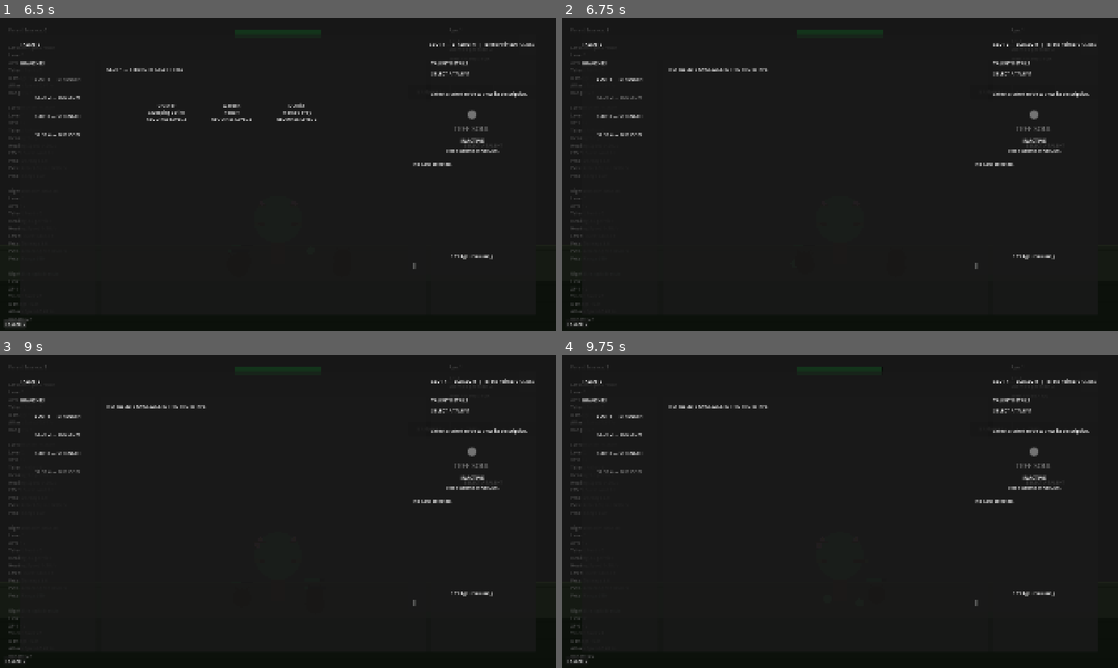
Above: before the commit, frames 1-4 (two rows, left to right).
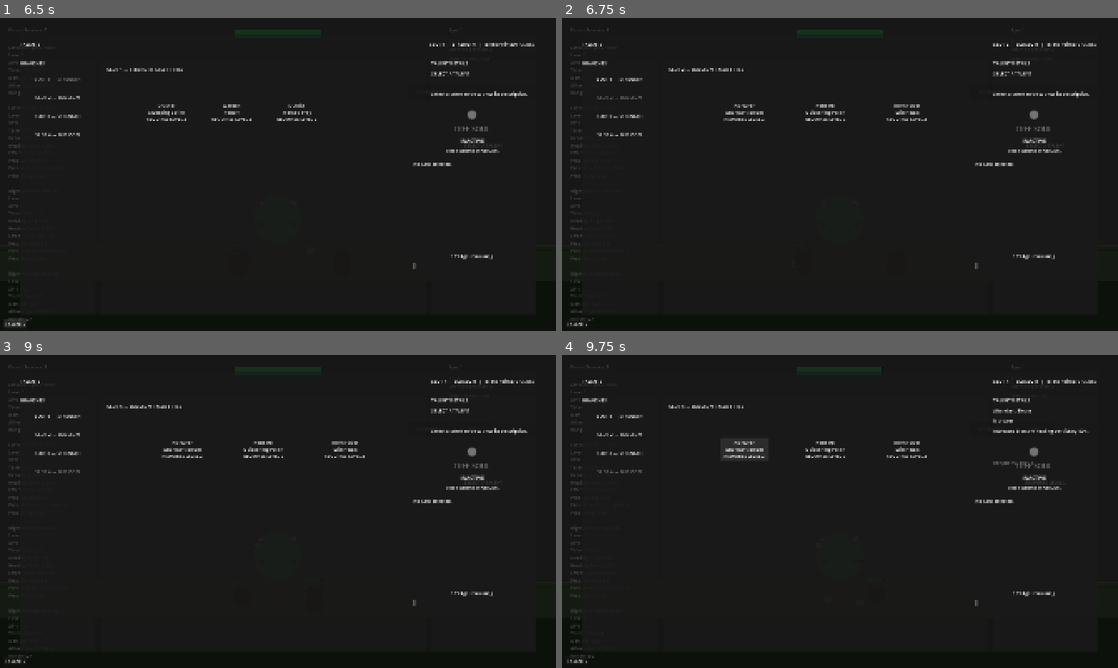
Above: after the commit, the same moments.

Repository: Triggggie/tree-guardian
Game: Godot game, scene res://scenes/main_world.tscn
Same seed, same stepped clock (60 frames per second), same inputs: the game is played once before the commit and once after it.
Inputs (mouse positions are in pixels of both pictures, inside the frame that each line leads up to):
- Up to frame 1 (6.5 s): click "BLOSSOM" at 0.5 s; click "STRENGTH" at 1.25 s; click "STRENGTH" at 2 s; click "BLOSSOM" at 2.75 s; click "TREE" at 3.5 s; click "BRANCHES" at 4.25 s; click "SOUL" at 5 s; click "TALENTS" at 5.75 s
- Up to frame 2 (6.75 s): click "SLOT 2 — BLOSSOM" at 6.5 s
- Up to frame 3 (9 s): click "SLOT 1 — STRENGTH" at 7.25 s; click "SLOT 3 — STRENGTH" at 8 s; click "SLOT 4 — BLOSSOM" at 8.75 s
- Up to frame 4 (9.75 s): click (745, 448) at 9.5 s, where only the run after the commit has a clickable "Nurturer Abundant Bloom REQUI…"

Frame 1 is identical in both runs. In frame 2, 0.6% of the frame differs, in the area x 19-66%, y 16-33%; in frame 3, 0.6%; in frame 4, 0.9%, in the area x 19-95%, y 16-41%.

Commit message:
Add Blossom talent runtime effects

Diff:
--- a/resources/branches/blossom_branch_definition.tres
+++ b/resources/branches/blossom_branch_definition.tres
@@ -7,6 +7,7 @@
 [ext_resource type="Resource" path="res://resources/upgrades/blossom/healing_per_tick.tres" id="5_healing_per_tick"]
 [ext_resource type="Resource" path="res://resources/upgrades/blossom/healing_speed.tres" id="6_healing_speed"]
 [ext_resource type="Resource" path="res://resources/upgrades/blossom/petal_damage.tres" id="7_petal_damage"]
+[ext_resource type="Resource" path="res://resources/talents/blossom/blossom_talent_tree.tres" id="8_talent_tree"]
 
 [sub_resource type="Resource" id="Resource_targeting"]
 script = ExtResource("2_targeting")
@@ -23,3 +24,4 @@
 branch_scene = ExtResource("3_scene")
 targeting_profile = SubResource("Resource_targeting")
 upgrades = Array[ExtResource("4_upgrade")]([ExtResource("5_healing_per_tick"), ExtResource("6_healing_speed"), ExtResource("7_petal_damage")])
+talent_tree = ExtResource("8_talent_tree")
--- /dev/null
+++ b/resources/talents/blossom/abundant_bloom.tres
@@ -0,0 +1,15 @@
+[gd_resource type="Resource" script_class="TalentDefinition" format=3]
+
+[ext_resource type="Script" path="res://scripts/definitions/talent_definition.gd" id="1_talent"]
+
+[resource]
+script = ExtResource("1_talent")
+talent_id = &"abundant_bloom"
+display_name = "Abundant Bloom"
+description = "Increases Blossom healing per tick by 50%."
+path_name = "Nurturer"
+required_branch_level = 2
+talent_point_cost = 1
+prerequisite_ids = Array[StringName]([])
+conflicting_ids = Array[StringName]([])
+effect_ids = Array[StringName]([&"abundant_bloom"])
--- /dev/null
+++ b/resources/talents/blossom/blossom_talent_tree.tres
@@ -0,0 +1,14 @@
+[gd_resource type="Resource" script_class="TalentTreeDefinition" format=3]
+
+[ext_resource type="Script" path="res://scripts/definitions/talent_definition.gd" id="1_talent"]
+[ext_resource type="Script" path="res://scripts/definitions/talent_tree_definition.gd" id="2_tree"]
+[ext_resource type="Resource" path="res://resources/talents/blossom/abundant_bloom.tres" id="3_abundant"]
+[ext_resource type="Resource" path="res://resources/talents/blossom/quickening_pollen.tres" id="4_quickening"]
+[ext_resource type="Resource" path="res://resources/talents/blossom/twin_petals.tres" id="5_twin"]
+
+[resource]
+script = ExtResource("2_tree")
+talent_tree_id = &"blossom_talent_tree"
+display_name = "Blossom Talents"
+description = "Talent tree for the Blossom Branch."
+talents = Array[ExtResource("1_talent")]([ExtResource("3_abundant"), ExtResource("4_quickening"), ExtResource("5_twin")])
--- /dev/null
+++ b/resources/talents/blossom/quickening_pollen.tres
@@ -0,0 +1,15 @@
+[gd_resource type="Resource" script_class="TalentDefinition" format=3]
+
+[ext_resource type="Script" path="res://scripts/definitions/talent_definition.gd" id="1_talent"]
+
+[resource]
+script = ExtResource("1_talent")
+talent_id = &"quickening_pollen"
+display_name = "Quickening Pollen"
+description = "Reduces Blossom healing tick interval by 20%."
+path_name = "Renewal"
+required_branch_level = 2
+talent_point_cost = 1
+prerequisite_ids = Array[StringName]([])
+conflicting_ids = Array[StringName]([])
+effect_ids = Array[StringName]([&"quickening_pollen"])
--- /dev/null
+++ b/resources/talents/blossom/twin_petals.tres
@@ -0,0 +1,15 @@
+[gd_resource type="Resource" script_class="TalentDefinition" format=3]
+
+[ext_resource type="Script" path="res://scripts/definitions/talent_definition.gd" id="1_talent"]
+
+[resource]
+script = ExtResource("1_talent")
+talent_id = &"twin_petals"
+display_name = "Twin Petals"
+description = "Each ranged attack launches a second petal at another enemy for 60% damage."
+path_name = "Thornflower"
+required_branch_level = 2
+talent_point_cost = 1
+prerequisite_ids = Array[StringName]([])
+conflicting_ids = Array[StringName]([])
+effect_ids = Array[StringName]([&"twin_petals"])
--- /dev/null
+++ b/scripts/branches/blossom/talent_effects/blossom_abundant_bloom_effect.gd
@@ -0,0 +1,30 @@
+class_name BlossomAbundantBloomEffect
+extends RefCounted
+
+
+const EFFECT_ID: StringName = &"abundant_bloom"
+
+
+var healing_multiplier: float = 1.50
+
+
+func configure(
+	configured_healing_multiplier: float
+) -> void:
+	healing_multiplier = max(
+		configured_healing_multiplier,
+		0.0
+	)
+
+
+func get_effect_id() -> StringName:
+	return EFFECT_ID
+
+
+func apply_healing(
+	healing_value: float
+) -> float:
+	return max(
+		healing_value,
+		0.0
+	) * healing_multiplier
--- /dev/null
+++ b/scripts/branches/blossom/talent_effects/blossom_quickening_pollen_effect.gd
@@ -0,0 +1,41 @@
+class_name BlossomQuickeningPollenEffect
+extends RefCounted
+
+
+const EFFECT_ID: StringName = &"quickening_pollen"
+
+
+var interval_multiplier: float = 0.80
+
+
+func configure(
+	configured_interval_multiplier: float
+) -> void:
+	interval_multiplier = max(
+		configured_interval_multiplier,
+		0.0
+	)
+
+
+func get_effect_id() -> StringName:
+	return EFFECT_ID
+
+
+func apply_interval(
+	interval: float,
+	minimum_interval: float
+) -> float:
+	var safe_interval: float = max(
+		interval,
+		0.0
+	)
+
+	var safe_minimum_interval: float = max(
+		minimum_interval,
+		0.0
+	)
+
+	return max(
+		safe_interval * interval_multiplier,
+		safe_minimum_interval
+	)
--- /dev/null
+++ b/scripts/branches/blossom/talent_effects/blossom_talent_effect_set.gd
@@ -0,0 +1,143 @@
+class_name BlossomTalentEffectSet
+extends RefCounted
+
+
+var owner_branch: Node2D
+var abundant_bloom_effect: BlossomAbundantBloomEffect
+var quickening_pollen_effect: BlossomQuickeningPollenEffect
+var twin_petals_effect: BlossomTwinPetalsEffect
+
+var active_effect_ids: Dictionary = {}
+var warned_unsupported_effect_ids: Dictionary = {}
+
+
+func _init() -> void:
+	abundant_bloom_effect = BlossomAbundantBloomEffect.new()
+	quickening_pollen_effect = BlossomQuickeningPollenEffect.new()
+	twin_petals_effect = BlossomTwinPetalsEffect.new()
+
+
+func configure(
+	configured_owner_branch: Node2D,
+	abundant_healing_multiplier: float,
+	quickening_interval_multiplier: float,
+	twin_petal_damage_multiplier: float
+) -> void:
+	owner_branch = configured_owner_branch
+
+	abundant_bloom_effect.configure(
+		abundant_healing_multiplier
+	)
+
+	quickening_pollen_effect.configure(
+		quickening_interval_multiplier
+	)
+
+	twin_petals_effect.configure(
+		owner_branch,
+		twin_petal_damage_multiplier
+	)
+
+
+func set_active_effect_ids(
+	effect_ids: Array[StringName]
+) -> void:
+	active_effect_ids.clear()
+
+	var supported_effect_ids: Dictionary = {}
+
+	for supported_effect_id in get_supported_effect_ids():
+		supported_effect_ids[supported_effect_id] = true
+
+	for effect_id in effect_ids:
+		if effect_id == &"":
+			continue
+
+		if supported_effect_ids.has(effect_id):
+			active_effect_ids[effect_id] = true
+			continue
+
+		if warned_unsupported_effect_ids.has(effect_id):
+			continue
+
+		warned_unsupported_effect_ids[effect_id] = true
+		push_warning(
+			"BlossomTalentEffectSet: Unsupported effect ID "
+			+ "'%s' was ignored."
+			% effect_id
+		)
+
+
+func get_supported_effect_ids() -> Array[StringName]:
+	return [
+		abundant_bloom_effect.get_effect_id(),
+		quickening_pollen_effect.get_effect_id(),
+		twin_petals_effect.get_effect_id()
+	]
+
+
+func has_active_effect(
+	effect_id: StringName
+) -> bool:
+	return active_effect_ids.has(effect_id)
+
+
+func apply_healing_per_tick(
+	healing_value: float
+) -> float:
+	if not has_active_effect(
+		abundant_bloom_effect.get_effect_id()
+	):
+		return healing_value
+
+	return abundant_bloom_effect.apply_healing(
+		healing_value
+	)
+
+
+func apply_healing_tick_interval(
+	interval: float,
+	minimum_interval: float
+) -> float:
+	if not has_active_effect(
+		quickening_pollen_effect.get_effect_id()
+	):
+		return max(
+			max(interval, 0.0),
+			max(minimum_interval, 0.0)
+		)
+
+	return quickening_pollen_effect.apply_interval(
+		interval,
+		minimum_interval
+	)
+
+
+func find_secondary_petal_target(
+	primary_target: Node2D
+) -> Node2D:
+	if not has_active_effect(
+		twin_petals_effect.get_effect_id()
+	):
+		return null
+
+	return twin_petals_effect.find_secondary_target(
+		primary_target
+	)
+
+
+func get_secondary_petal_damage(
+	primary_damage: float
+) -> float:
+	if not has_active_effect(
+		twin_petals_effect.get_effect_id()
+	):
+		return 0.0
+
+	return twin_petals_effect.get_secondary_damage(
+		primary_damage
+	)
+
+
+func reset_runtime_state() -> void:
+	pass
--- /dev/null
+++ b/scripts/branches/blossom/talent_effects/blossom_twin_petals_effect.gd
@@ -0,0 +1,97 @@
+class_name BlossomTwinPetalsEffect
+extends RefCounted
+
+
+const EFFECT_ID: StringName = &"twin_petals"
+
+
+var owner_branch: Node2D
+var damage_multiplier: float = 0.60
+
+
+func configure(
+	configured_owner_branch: Node2D,
+	configured_damage_multiplier: float
+) -> void:
+	owner_branch = configured_owner_branch
+	damage_multiplier = max(
+		configured_damage_multiplier,
+		0.0
+	)
+
+
+func get_effect_id() -> StringName:
+	return EFFECT_ID
+
+
+func find_secondary_target(
+	primary_target: Node2D
+) -> Node2D:
+	if not is_valid_owner_target(primary_target):
+		return null
+
+	if not owner_branch.has_method(
+		"find_best_target_on_side"
+	):
+		return null
+
+	var preferred_side: int = int(
+		owner_branch.get("facing_side")
+	)
+
+	var preferred_target: Node2D = (
+		owner_branch.call(
+			"find_best_target_on_side",
+			preferred_side,
+			primary_target
+		) as Node2D
+	)
+
+	if is_valid_owner_target(preferred_target):
+		return preferred_target
+
+	var opposite_side: int = 1
+
+	if preferred_side == 1:
+		opposite_side = 0
+
+	var fallback_target: Node2D = (
+		owner_branch.call(
+			"find_best_target_on_side",
+			opposite_side,
+			primary_target
+		) as Node2D
+	)
+
+	if is_valid_owner_target(fallback_target):
+		return fallback_target
+
+	return null
+
+
+func get_secondary_damage(
+	primary_damage: float
+) -> float:
+	return max(
+		primary_damage,
+		0.0
+	) * damage_multiplier
+
+
+func is_valid_owner_target(
+	target: Node
+) -> bool:
+	if not is_instance_valid(owner_branch):
+		return false
+
+	if not owner_branch.has_method(
+		"is_valid_ranged_target"
+	):
+		return false
+
+	return bool(
+		owner_branch.call(
+			"is_valid_ranged_target",
+			target
+		)
+	)
--- a/scripts/branches/blossom_branch.gd
+++ b/scripts/branches/blossom_branch.gd
@@ -22,6 +22,18 @@
 @export var ranged_attack_range: float = 650.0
 
 
+@export_category("Talent Balance")
+
+@export_range(1.0, 5.0, 0.05)
+var abundant_bloom_healing_multiplier: float = 1.50
+
+@export_range(0.1, 1.0, 0.05)
+var quickening_pollen_interval_multiplier: float = 0.80
+
+@export_range(0.0, 2.0, 0.05)
+var twin_petals_damage_multiplier: float = 0.60
+
+
 @onready var branch_visual: BlossomBranchVisual = $Visual
 
 
@@ -33,6 +45,7 @@
 var attack_time_remaining: float = 0.0
 var healing_effect_id: StringName = &""
 var has_warned_missing_branch_visual: bool = false
+var talent_effect_set: BlossomTalentEffectSet
 
 
 func _ready() -> void:
@@ -40,6 +53,7 @@
 	branch_id = &"blossom_branch"
 
 	super._ready()
+	initialize_talent_effects()
 
 	add_to_group("blossom_branch")
 
@@ -53,6 +67,35 @@
 	attack_time_remaining = 0.0
 
 	sync_visual_state()
+
+
+func initialize_talent_effects() -> void:
+	talent_effect_set = BlossomTalentEffectSet.new()
+
+	talent_effect_set.configure(
+		self,
+		abundant_bloom_healing_multiplier,
+		quickening_pollen_interval_multiplier,
+		twin_petals_damage_multiplier
+	)
+
+	sync_active_talent_effects()
+
+
+func sync_active_talent_effects() -> void:
+	if not is_instance_valid(talent_effect_set):
+		return
+
+	talent_effect_set.set_active_effect_ids(
+		get_active_talent_effect_ids()
+	)
+
+
+func on_talent_purchased(
+	_talent_id: StringName
+) -> void:
+	sync_active_talent_effects()
+	refresh_healing_effect()
 
 
 func _process(delta: float) -> void:
@@ -120,31 +163,75 @@
 
 
 func get_current_healing_per_tick() -> float:
+	return get_healing_per_tick_for_upgrade_level(
+		healing_per_tick_upgrade_level
+	)
+
+
+func get_healing_per_tick_for_upgrade_level(
+	upgrade_level: int
+) -> float:
 	var current_base_healing: float = (
 		base_healing_per_tick
-		+ healing_per_tick_upgrade_level
+		+ max(upgrade_level, 0)
 		* get_upgrade_value_per_level(
 			UPGRADE_HEALING_PER_TICK
 		)
 	)
 
-	return BranchStatCalculator.apply_healing_power(
-		current_base_healing
-	)
-
-
-func get_current_healing_tick_interval() -> float:
-	var calculated_interval: float = (
+	var current_healing: float = (
+		BranchStatCalculator.apply_healing_power(
+			current_base_healing
+		)
+	)
+
+	if is_instance_valid(talent_effect_set):
+		current_healing = (
+			talent_effect_set.apply_healing_per_tick(
+				current_healing
+			)
+		)
+
+	return current_healing
+
+
+func get_healing_tick_interval_before_talents(
+	upgrade_level: int
+) -> float:
+	return max(
 		base_healing_tick_interval
-		- healing_speed_upgrade_level
+		- max(upgrade_level, 0)
 		* get_upgrade_value_per_level(
 			UPGRADE_HEALING_SPEED
-		)
-	)
+		),
+		0.0
+	)
+
+
+func get_healing_tick_interval_for_upgrade_level(
+	upgrade_level: int
+) -> float:
+	var calculated_interval: float = (
+		get_healing_tick_interval_before_talents(
+			upgrade_level
+		)
+	)
+
+	if is_instance_valid(talent_effect_set):
+		return talent_effect_set.apply_healing_tick_interval(
+			calculated_interval,
+			minimum_healing_tick_interval
+		)
 
 	return max(
 		calculated_interval,
 		minimum_healing_tick_interval
+	)
+
+
+func get_current_healing_tick_interval() -> float:
+	return get_healing_tick_interval_for_upgrade_level(
+		healing_speed_upgrade_level
 	)
 
 
@@ -246,7 +333,8 @@
 
 
 func find_best_target_on_side(
-	target_side: int
+	target_side: int,
+	excluded_target: Node2D = null
 ) -> Node2D:
 	if not is_instance_valid(tree_node):
 		return null
@@ -257,6 +345,9 @@
 	for enemy in get_tree().get_nodes_in_group(
 		"enemies"
 	):
+		if enemy == excluded_target:
+			continue
+
 		if not is_valid_ranged_target(enemy):
 			continue
 
@@ -292,9 +383,55 @@
 	if not is_valid_ranged_target(target):
 		return
 
+	var secondary_target: Node2D = null
+	var primary_damage: float = get_current_petal_damage()
+
+	if is_instance_valid(talent_effect_set):
+		secondary_target = (
+			talent_effect_set.find_secondary_petal_target(
+				target
+			)
+		)
+
+	if not spawn_petal_projectile(
+		target,
+		primary_damage
+	):
+		return
+
+	if (
+		is_valid_ranged_target(secondary_target)
+		and is_instance_valid(talent_effect_set)
+	):
+		var secondary_damage: float = (
+			talent_effect_set.get_secondary_petal_damage(
+				primary_damage
+			)
+		)
+
+		spawn_petal_projectile(
+			secondary_target,
+			secondary_damage
+		)
+
+	play_ranged_attack_feedback()
+
+
+func spawn_petal_projectile(
+	target: Node2D,
+	damage: float
+) -> bool:
+	if not is_valid_ranged_target(target):
+		return false
+
+	var projectile_parent: Node = get_tree().current_scene
+
+	if not is_instance_valid(projectile_parent):
+		return false
+
 	var projectile := BlossomProjectile.new()
 
-	get_tree().current_scene.add_child(
+	projectile_parent.add_child(
 		projectile
 	)
 
@@ -304,12 +441,11 @@
 
 	projectile.setup(
 		target,
-		get_current_petal_damage(),
+		max(damage, 0.0),
 		self
 	)
 
-	play_ranged_attack_feedback()
-
+	return true
 
 
 func get_projectile_spawn_position() -> Vector2:
@@ -463,7 +599,9 @@
 		return false
 
 	if (
-		get_current_healing_tick_interval()
+		get_healing_tick_interval_before_talents(
+			healing_speed_upgrade_level
+		)
 		<= minimum_healing_tick_interval
 	):
 		return false
@@ -605,9 +743,8 @@
 	match upgrade_id:
 		UPGRADE_HEALING_PER_TICK:
 			var next_healing: float = (
-				get_current_healing_per_tick()
-				+ get_upgrade_value_per_level(
-					UPGRADE_HEALING_PER_TICK
+				get_healing_per_tick_for_upgrade_level(
+					healing_per_tick_upgrade_level + 1
 				)
 			)
 
@@ -621,13 +758,10 @@
 				healing_speed_upgrade_level + 1
 			)
 
-			var next_interval: float = max(
-				base_healing_tick_interval
-					- next_level
-					* get_upgrade_value_per_level(
-						UPGRADE_HEALING_SPEED
-					),
-				minimum_healing_tick_interval
+			var next_interval: float = (
+				get_healing_tick_interval_for_upgrade_level(
+					next_level
+				)
 			)
 
 			var next_speed: float = 0.0
@@ -693,6 +827,9 @@
 func stop_combat() -> void:
 	super.stop_combat()
 
+	if is_instance_valid(talent_effect_set):
+		talent_effect_set.reset_runtime_state()
+
 	healing_refresh_time_remaining = 0.0
 	attack_time_remaining = 0.0
 
@@ -700,5 +837,8 @@
 func resume_combat() -> void:
 	super.resume_combat()
 
+	if is_instance_valid(talent_effect_set):
+		talent_effect_set.reset_runtime_state()
+
 	healing_refresh_time_remaining = 0.0
 	attack_time_remaining = 0.0
Not shown, added: scripts/branches/blossom/talent_effects/blossom_abundant_bloom_effect.gd.uid
Not shown, added: scripts/branches/blossom/talent_effects/blossom_quickening_pollen_effect.gd.uid
Not shown, added: scripts/branches/blossom/talent_effects/blossom_talent_effect_set.gd.uid
Not shown, added: scripts/branches/blossom/talent_effects/blossom_twin_petals_effect.gd.uid
